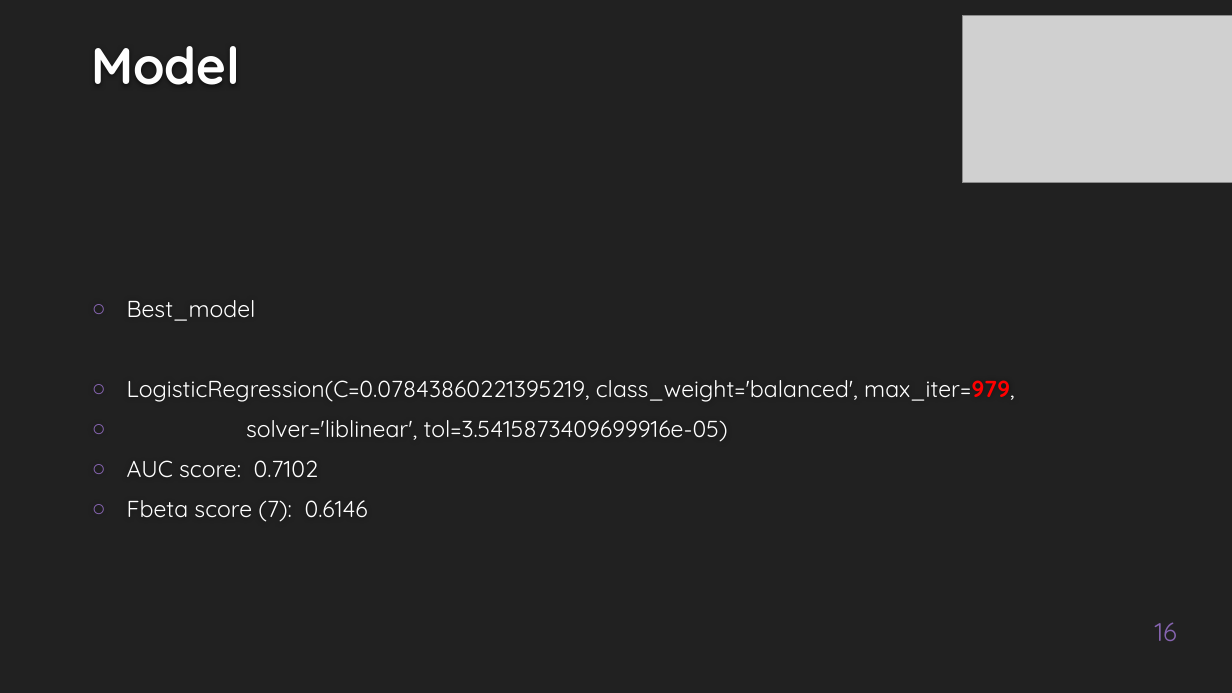
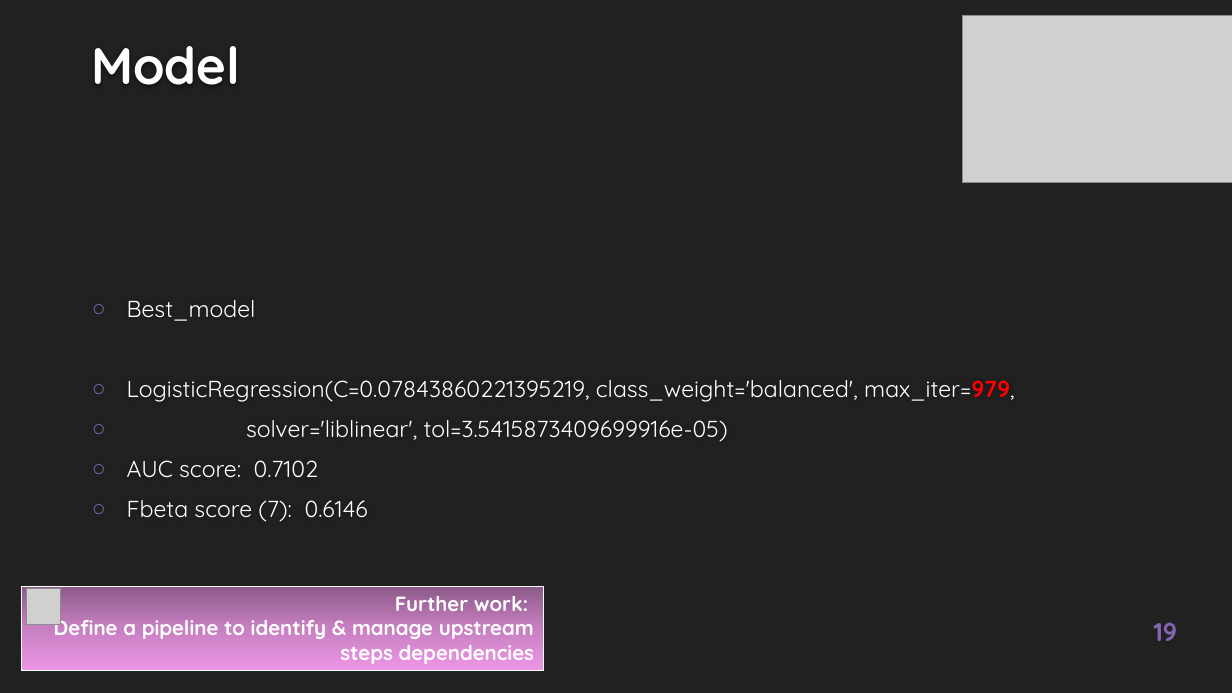
Before and after one commit to EtienneLardeur/P7_Scoring, a slide deck: slide 19 of P7_Support.pptx (slide 16 before the commit). Drawn at 1232x693 pixels with LibreOffice and Linux fonts; fonts in the diff are those of the drawing; grey boxes stand for pictures; background and template pictures are left out. Boxes give left, top, right and bottom in pixels: in the first picture for what was removed or moved away, otherwise in the second. Text is boxed around its words. In the diff, an @@ line names an element or a change of style, - is before the commit and + after.

Commit message:
almost done with model
still a few troubles with threshold, but any other step is fully explained and a fitted best model dumped!

```diff
--- a/P7_Support.pptx
+++ b/P7_Support.pptx
@@ rectangle added at [21,586,543,670], fill gradient #8C5988 to #C77FC2 to #ED97E6, outline #FFFFFF 0.75 pt, 16 pt, text #FFFFFF, bold @@
+Further work:
+Define a pipeline to identify & manage upstream steps dependencies
@@ picture added at [26,589,60,625] @@
@@ page number at [1154,623,1177,641]: text changed; bold on @@
-16
+19
```
Also in this commit, not shown: 7 other slides changed, 5 slides added, 2 slides removed, 1 other file.
